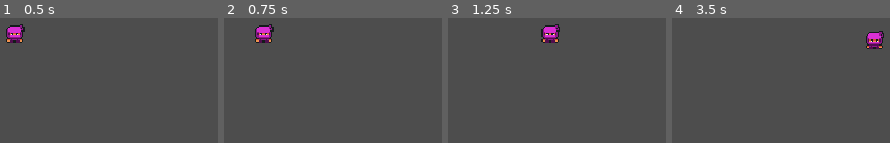
Above: before the commit, frames 1-4 (left to right).
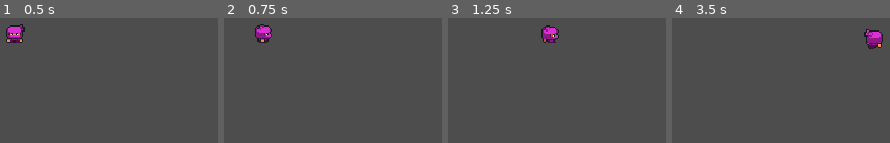
Above: after the commit, the same moments.

Repository: daveuat/Godot4Practice-ARPG
Game: Godot game, scene res://Scenes/world.tscn
The game is run twice, just before and just after one commit, with the same random seed, the same clock (stepped at 60 frames per second) and the same inputs.
Inputs:
- Up to frame 1 (0.5 s): no input
- Up to frame 2 (0.75 s): tap Enter at 0.5 s; hold Right (ui_right) from 0.53 s (still down)
- Up to frame 3 (1.25 s): keep holding Right (ui_right)
- Up to frame 4 (3.5 s): release Right (ui_right) at 1.28 s; hold Down (ui_down) 1.28-2.03 s; hold Right (ui_right) 2.03-2.78 s; hold Up (ui_up) from 2.78 s (still down)

Frame 1 is identical in both runs. In frame 2, 0.6% of the frame differs, in the area x 14-23%, y 4-20%; in frame 3, 0.7%; in frame 4, 0.9%, in the area x 88-98%, y 8-25%.

Commit message:
Animation Update
Walk animations working. Player stops moving when keys are depressed and will face the direction he was last moving.

Diff:
--- a/Player/player.gd
+++ b/Player/player.gd
@@ -1,10 +1,23 @@
 extends CharacterBody2D
 
 @export var speed: int = 100
+@onready var animations = $AnimationPlayer
 
 func handleInput():
 	var moveDirection = Input.get_vector("ui_left", "ui_right", "ui_up", "ui_down")
 	velocity = moveDirection*speed
+
+func updateAnimation():
+	if velocity.length() == 0:
+		animations.stop()
+	else:
+		var direction = "Down"
+		if velocity.x < 0: direction = "Left"
+		elif velocity.x > 0: direction = "Right"
+		elif velocity.y < 0: direction = "Up"
+		elif velocity.y > 0: direction = "Down"
+
+		animations.play("walk" + direction)
 
 # Get the gravity from the project settings to be synced with RigidBody nodes.
 var gravity = ProjectSettings.get_setting("physics/2d/default_gravity")
@@ -13,3 +26,4 @@
 func _physics_process(delta):
 	handleInput()
 	move_and_slide()
+	updateAnimation()
--- a/Player/player.tscn
+++ b/Player/player.tscn
@@ -1,7 +1,102 @@
-[gd_scene load_steps=3 format=3 uid="uid://d0ywjk1h2sf24"]
+[gd_scene load_steps=9 format=3 uid="uid://d0ywjk1h2sf24"]
 
 [ext_resource type="Texture2D" uid="uid://c2fnmx12u20md" path="res://Art/PurpleNinja/SpriteSheet.png" id="1_0br0r"]
 [ext_resource type="Script" path="res://Player/player.gd" id="1_cn2xw"]
+
+[sub_resource type="Animation" id="Animation_tuy3x"]
+resource_name = "walkDown"
+length = 0.8
+loop_mode = 1
+step = 0.2
+tracks/0/type = "value"
+tracks/0/imported = false
+tracks/0/enabled = true
+tracks/0/path = NodePath("Sprite2D:frame_coords")
+tracks/0/interp = 1
+tracks/0/loop_wrap = true
+tracks/0/keys = {
+"times": PackedFloat32Array(0, 0.2, 0.4, 0.6),
+"transitions": PackedFloat32Array(1, 1, 1, 1),
+"update": 1,
+"values": [Vector2i(0, 0), Vector2i(0, 1), Vector2i(0, 2), Vector2i(0, 3)]
+}
+
+[sub_resource type="Animation" id="Animation_6gmuq"]
+length = 0.001
+tracks/0/type = "value"
+tracks/0/imported = false
+tracks/0/enabled = true
+tracks/0/path = NodePath("Sprite2D:frame_coords")
+tracks/0/interp = 1
+tracks/0/loop_wrap = true
+tracks/0/keys = {
+"times": PackedFloat32Array(0),
+"transitions": PackedFloat32Array(1),
+"update": 1,
+"values": [Vector2i(0, 0)]
+}
+
+[sub_resource type="Animation" id="Animation_0rcl5"]
+resource_name = "walkUp"
+length = 0.8
+loop_mode = 1
+step = 0.2
+tracks/0/type = "value"
+tracks/0/imported = false
+tracks/0/enabled = true
+tracks/0/path = NodePath("Sprite2D:frame_coords")
+tracks/0/interp = 1
+tracks/0/loop_wrap = true
+tracks/0/keys = {
+"times": PackedFloat32Array(0, 0.2, 0.4, 0.6),
+"transitions": PackedFloat32Array(1, 1, 1, 1),
+"update": 1,
+"values": [Vector2i(1, 0), Vector2i(1, 1), Vector2i(1, 2), Vector2i(1, 3)]
+}
+
+[sub_resource type="Animation" id="Animation_qejn2"]
+resource_name = "walkLeft"
+length = 0.8
+step = 0.2
+tracks/0/type = "value"
+tracks/0/imported = false
+tracks/0/enabled = true
+tracks/0/path = NodePath("Sprite2D:frame_coords")
+tracks/0/interp = 1
+tracks/0/loop_wrap = true
+tracks/0/keys = {
+"times": PackedFloat32Array(0, 0.2, 0.4, 0.6),
+"transitions": PackedFloat32Array(1, 1, 1, 1),
+"update": 1,
+"values": [Vector2i(2, 0), Vector2i(2, 1), Vector2i(2, 2), Vector2i(2, 3)]
+}
+
+[sub_resource type="Animation" id="Animation_ejh0w"]
+resource_name = "walkRight"
+length = 0.8
+loop_mode = 1
+step = 0.2
+tracks/0/type = "value"
+tracks/0/imported = false
+tracks/0/enabled = true
+tracks/0/path = NodePath("Sprite2D:frame_coords")
+tracks/0/interp = 1
+tracks/0/loop_wrap = true
+tracks/0/keys = {
+"times": PackedFloat32Array(0, 0.2, 0.4, 0.6),
+"transitions": PackedFloat32Array(1, 1, 1, 1),
+"update": 1,
+"values": [Vector2i(3, 0), Vector2i(3, 1), Vector2i(3, 2), Vector2i(3, 3)]
+}
+
+[sub_resource type="AnimationLibrary" id="AnimationLibrary_jv6pw"]
+_data = {
+"RESET": SubResource("Animation_6gmuq"),
+"walkDown": SubResource("Animation_tuy3x"),
+"walkLeft": SubResource("Animation_qejn2"),
+"walkRight": SubResource("Animation_ejh0w"),
+"walkUp": SubResource("Animation_0rcl5")
+}
 
 [node name="Player" type="CharacterBody2D"]
 script = ExtResource("1_cn2xw")
@@ -11,3 +106,8 @@
 texture = ExtResource("1_0br0r")
 hframes = 4
 vframes = 7
+
+[node name="AnimationPlayer" type="AnimationPlayer" parent="."]
+libraries = {
+"": SubResource("AnimationLibrary_jv6pw")
+}
